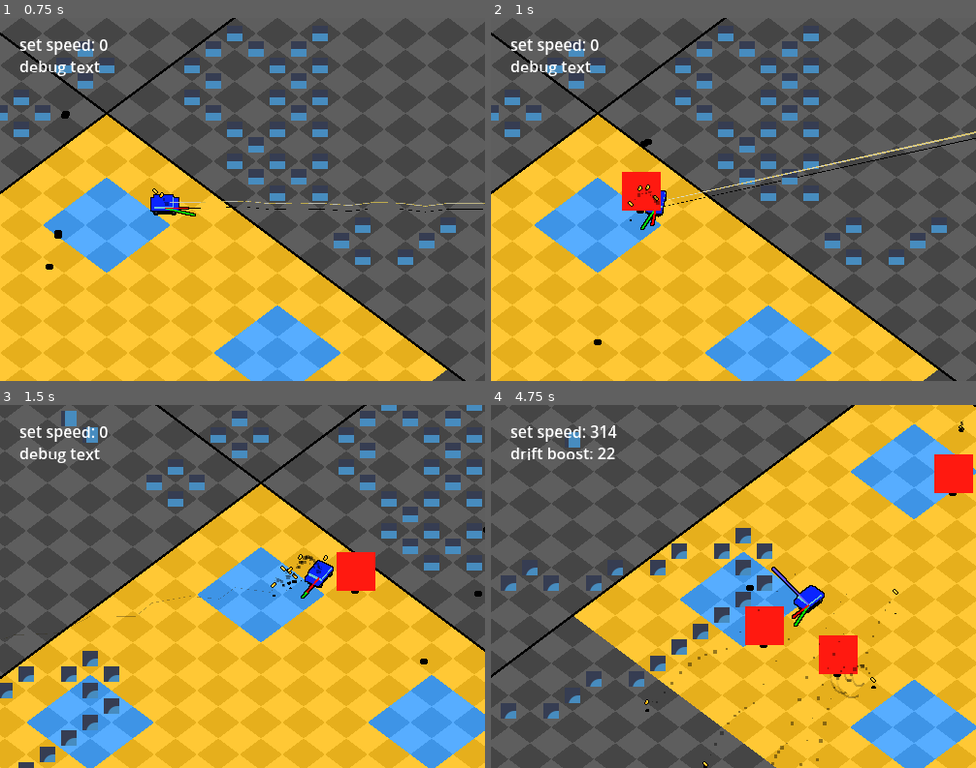
Above: before the commit, frames 1-4 (two rows, left to right).
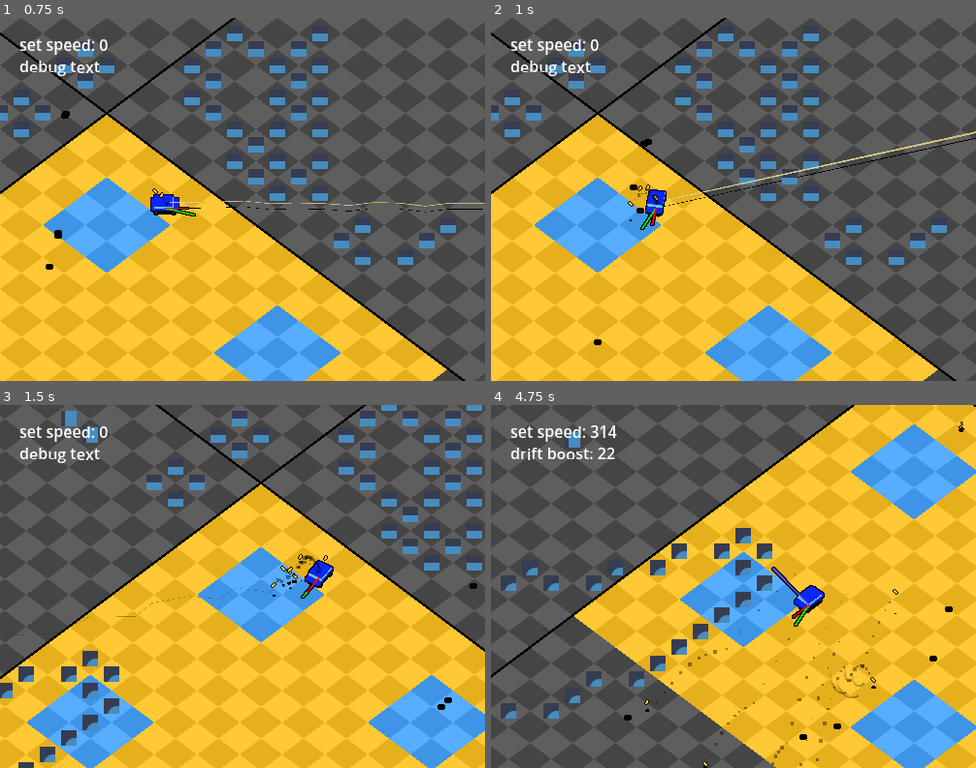
Above: after the commit, the same moments.

Repository: kaiakairos/yeehawDrive
Game: Godot game, scene res://world_scenes/test/test_track.tscn
Same seed, same stepped clock (60 frames per second), same inputs: the game is played once before the commit and once after it. The engine's default icon, where the game draws it, is replaced by a stand-in: a white triangle on a blue panel in a dark square.
Inputs (mouse positions are in pixels of both pictures, inside the frame that each line leads up to):
- Up to frame 1 (0.75 s): tap Enter at 0.5 s; move the mouse to (349, 181) at 0.52 s; press the mouse at (349, 181) at 0.53 s; hold D (turnRight) from 0.53 s (still down)
- Up to frame 2 (1 s): keep holding D (turnRight); tap Space (hop) at 0.77 s
- Up to frame 3 (1.5 s): move the mouse to (145, 604) at 1.27 s; release D (turnRight) at 1.28 s; release the mouse at (145, 604) at 1.28 s; hold S (brake) from 1.28 s (still down); click (145, 604) at 1.35 s
- Up to frame 4 (4.75 s): tap Space (hop) at 1.52, 3.02, 3.77, 4.52 s; move the mouse to (782, 506) at 2.02 s; release S (brake) at 2.03 s; press the mouse at (782, 506) at 2.03 s; hold D (turnRight) 2.03-2.78 s; move the mouse to (709, 659) at 2.77 s; release the mouse at (709, 659) at 2.78 s; hold W (accelerate) 2.78-3.53 s; click (709, 659) at 2.85 s; move the mouse to (879, 640) at 3.52 s; press the mouse at (879, 640) at 3.53 s; hold A (turnLeft) from 3.53 s (still down); move the mouse to (588, 532) at 4.27 s; release the mouse at (588, 532) at 4.28 s; click (588, 532) at 4.35 s

Frame 1 is identical in both runs. In frame 2, 0.8% of the frame differs, in the area x 27-35%, y 42-54%; in frame 3, 1.0%; in frame 4, 2.7%, in the area x 27-100%, y 13-93%.

Commit message:
Update boid_flyer.gd

Diff:
--- a/object_scenes/enemies/boidFlyer/boid_flyer.gd
+++ b/object_scenes/enemies/boidFlyer/boid_flyer.gd
@@ -38,7 +38,7 @@
 func stateNormal(vel:Vector2,delta:float) -> Vector2:
 
 	var player :PlayerCar = GlobalReference.player
-	var distanceVector :Vector2 = (player.predictFuturePosition(0.1) + Vector2(8,0).rotated(offsetTargetAngle).rotated(player.velocity.angle())) - global_position
+	var distanceVector :Vector2 = (player.predictFuturePosition(0.25) + Vector2(8,0).rotated(offsetTargetAngle).rotated(player.velocity.angle())) - global_position
 
 	#global_position = distanceVector + global_position debug
 
@@ -56,8 +56,8 @@
 	if vel.length() < 400:
 		vel = vel.normalized() * 400
 
-	if distanceVector.length() < 24:
-		state = states.EXPLODE
-		$ColorRect.show()
+	#if distanceVector.length() < 24:
+	#	state = states.EXPLODE
+	#	$ColorRect.show()
 
 	return vel
